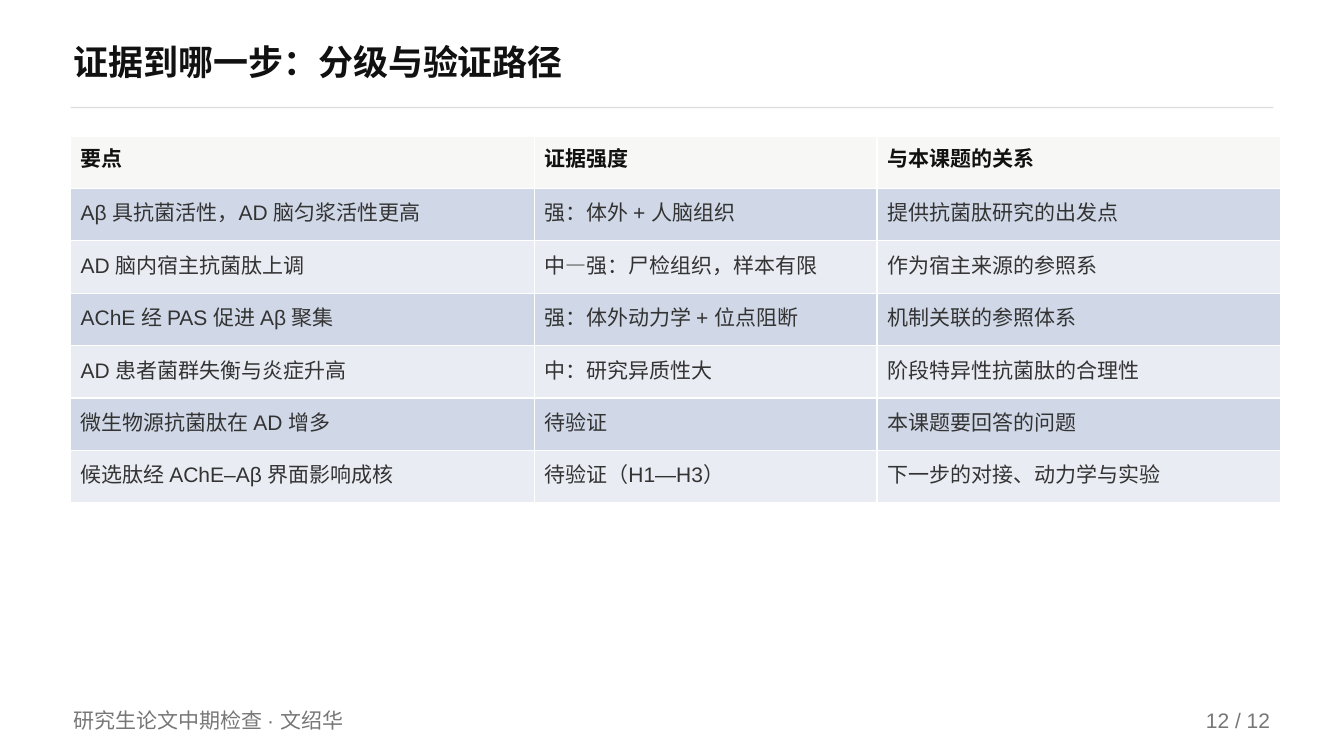
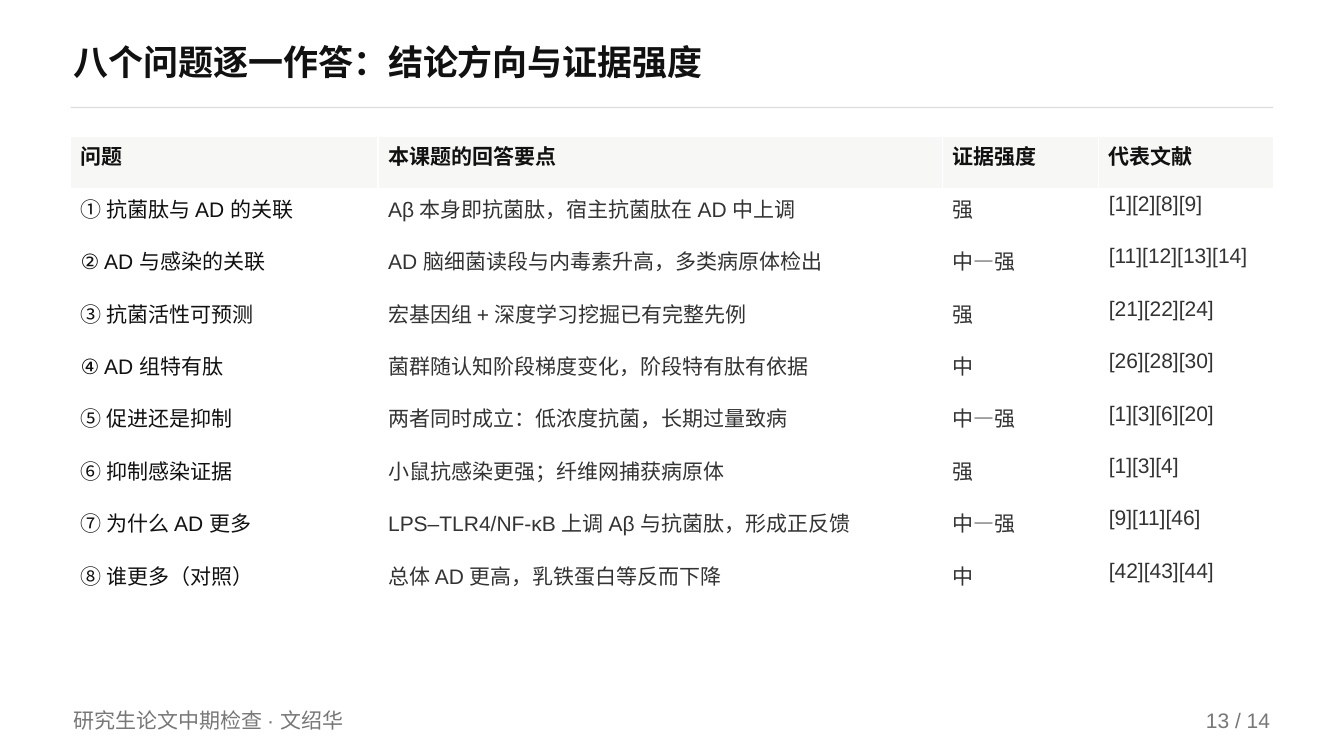
Before and after one commit to mqgg5630-cyber/zhongqi, a slide deck: slide 13 of 中间版/中期答辩_H_nature风.pptx (slide 12 before the commit). Drawn at 1344x756 pixels with LibreOffice and Linux fonts; fonts in the diff are those of the drawing. Boxes give left, top, right and bottom in pixels: in the first picture for what was removed or moved away, otherwise in the second. Text is boxed around its words. In the diff, an @@ line names an element or a change of style, - is before the commit and + after.

Commit message:
feat: 机制文献补全（46 条）+ 流程页/分组页 + PPT 版面重排 + 最终版
按老师反馈处理四件事：
1) 检查小组名单：docx 与三份填写内容里的小组成员全部删除（模板保留原空白行，不再填人）
2) PPT 排版：新增 check_layout.py（形状重叠/文字溢出/压页脚体检）；figure_slide 按图高自适应、说明文字不再压图；
   discussion_slide 行距自适应；table_slide 支持任意列数/行高；机制页改用满幅短图（figM2/figM3 重画）
3) 文献补全：docs/机制说明_正文.md + code/mech_refs.py（46 条文献，含 AChE-Aβ、LL-37/防御素/CAP37、
   感染负担 PAF、菌群分期、交叉成核与 MD 先例），机制说明 docx 重出为可编辑正文源
4) 新增两页：宏基因组分析流程（原生流程页，含完成状态）、分阶段组的划分（阶段×性别×年龄匹配）

产出：deliverable/中期答辩_最终版.pptx（24 页 = 18 主体 + 6 机制）、中间版/中间版2（各 14 页）；
自检全绿（4 份 docx 格式、11 份 PPT 版式、4 份版面体检、口径核对、机制图字号、nature 审计 0 发现）

```diff
--- a/中间版/中期答辩_H_nature风.pptx
+++ b/中间版/中期答辩_H_nature风.pptx
@@ text at box(74, 45, 703, 79): text changed @@
-证据到哪一步：分级与验证路径
+八个问题逐一作答：结论方向与证据强度
@@ table at box(71, 136, 1273, 608) @@
-要点 | 证据强度 | 与本课题的关系
-Aβ 具抗菌活性，AD 脑匀浆活性更高 | 强：体外 + 人脑组织 | 提供抗菌肽研究的出发点
-AD 脑内宿主抗菌肽上调 | 中—强：尸检组织，样本有限 | 作为宿主来源的参照系
-AChE 经 PAS 促进 Aβ 聚集 | 强：体外动力学 + 位点阻断 | 机制关联的参照体系
-AD 患者菌群失衡与炎症升高 | 中：研究异质性大 | 阶段特异性抗菌肽的合理性
-微生物源抗菌肽在 AD 增多 | 待验证 | 本课题要回答的问题
-候选肽经 AChE–Aβ 界面影响成核 | 待验证（H1—H3） | 下一步的对接、动力学与实验
+问题 | 本课题的回答要点 | 证据强度 | 代表文献
+① 抗菌肽与 AD 的关联 | Aβ 本身即抗菌肽，宿主抗菌肽在 AD 中上调 | 强 | [1][2][8][9]
+② AD 与感染的关联 | AD 脑细菌读段与内毒素升高，多类病原体检出 | 中—强 | [11][12][13][14]
+③ 抗菌活性可预测 | 宏基因组 + 深度学习挖掘已有完整先例 | 强 | [21][22][24]
+④ AD 组特有肽 | 菌群随认知阶段梯度变化，阶段特有肽有依据 | 中 | [26][28][30]
+⑤ 促进还是抑制 | 两者同时成立：低浓度抗菌，长期过量致病 | 中—强 | [1][3][6][20]
+⑥ 抑制感染证据 | 小鼠抗感染更强；纤维网捕获病原体 | 强 | [1][3][4]
+⑦ 为什么 AD 更多 | LPS–TLR4/NF-κB 上调 Aβ 与抗菌肽，形成正反馈 | 中—强 | [9][11][46]
+⑧ 谁更多（对照） | 总体 AD 更高，乳铁蛋白等反而下降 | 中 | [42][43][44]
@@ table: place and size @@
-table at box(71, 136, 1280, 503)
+table at box(71, 136, 1273, 608)
@@ text at box(1206, 713, 1270, 728): text changed @@
-12 / 12
+13 / 14
```
Also in this commit, not shown: 10 other slides changed, 3 slides added, 1 slide removed, 42 other files.
